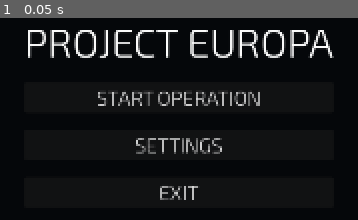
Above: before the commit, frame 1.
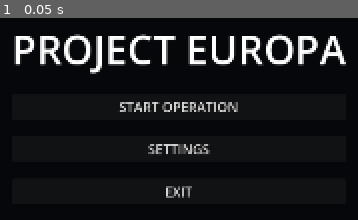
Above: after the commit, the same moment.

Repository: fedemuntaabski/PROJECT-EUROPA---BREACH-SALVAGE
Game: Godot game, scene res://scenes/ui/MainMenu.tscn
Two runs of this game, one before a commit and one after it. Both use one fixed random seed, a clock stepped at 60 frames per second and the inputs below.
Inputs:
- Up to frame 1 (0.05 s): no input

The runs differ from the first frame. In frame 1, 12% of the frame differs, in the area x 3-97%, y 5-91%.

Commit message:
musica mainmenu

Diff:
--- a/assets/ui/themes/MainTheme.tres
+++ b/assets/ui/themes/MainTheme.tres
@@ -1,7 +1,3 @@
-[gd_resource type="Theme" format=3 uid="uid://dgca74mxvlu7k"]
-
-[ext_resource type="FontFile" uid="uid://jbecsbg6k25y" path="res://assets/fonts/Exo2-Light.ttf" id="1_7l2qo"]
+[gd_resource type="Resource" format=3 uid="uid://dgca74mxvlu7k"]
 
 [resource]
-default_font = ExtResource("1_7l2qo")
-default_font_size = 24
--- a/scenes/ui/MainMenu.tscn
+++ b/scenes/ui/MainMenu.tscn
@@ -2,6 +2,9 @@
 
 [ext_resource type="Theme" uid="uid://dgca74mxvlu7k" path="res://assets/ui/themes/MainTheme.tres" id="1_6jbdy"]
 [ext_resource type="Script" uid="uid://cje4w6xe333wj" path="res://scenes/ui/main_menu.gd" id="1_vjtqc"]
+[ext_resource type="AudioStream" uid="uid://bl5nqqrjyw05h" path="res://assets/audio/ambient/drone.mp3" id="3_xpiny"]
+[ext_resource type="AudioStream" uid="uid://clctdvsfok5kn" path="res://assets/audio/ambient/ambiente.mp3" id="4_bhu4a"]
+[ext_resource type="AudioStream" uid="uid://6w8msf8k4ccd" path="res://assets/audio/ambient/underwater.mp3" id="5_e2per"]
 
 [node name="MainMenu" type="Control" unique_id=2098168]
 layout_mode = 3
@@ -55,4 +58,18 @@
 text = "EXIT
 "
 
+[node name="DroneAudio" type="AudioStreamPlayer" parent="." unique_id=218139821]
+stream = ExtResource("3_xpiny")
+volume_db = -10.0
+autoplay = true
+
+[node name="Ambient" type="AudioStreamPlayer" parent="." unique_id=1486891463]
+stream = ExtResource("4_bhu4a")
+volume_db = -15.0
+
+[node name="Underwater" type="AudioStreamPlayer" parent="." unique_id=1022750424]
+stream = ExtResource("5_e2per")
+volume_db = -17.0
+autoplay = true
+
 [connection signal="pressed" from="MenuContainer/VBoxContainer/ExitButton" to="." method="_on_exit_button_pressed"]
--- a/scenes/ui/main_menu.gd
+++ b/scenes/ui/main_menu.gd
@@ -1,4 +1,18 @@
 extends Control
+
+@onready var ambient_audio = $Ambient
+
+func _ready():
+	randomize()
+	play_random_creaks()
+
+func play_random_creaks():
+	while true:
+		var wait_time = randf_range(8.0, 20.0)
+		await get_tree().create_timer(wait_time).timeout
+
+		ambient_audio.pitch_scale = randf_range(0.9, 1.1)
+		ambient_audio.play()
 
 func _on_exit_button_pressed() -> void:
 	get_tree().quit()
Not shown, added: assets/audio/ambient/ambiente.mp3.import
Not shown, added: assets/audio/ambient/drone.mp3.import
Not shown, added: assets/audio/ambient/underwater.mp3.import
Not shown, added: assets/audio/ambient/ambiente.mp3
Not shown, added: assets/audio/ambient/drone.mp3
Not shown, added: assets/audio/ambient/underwater.mp3
